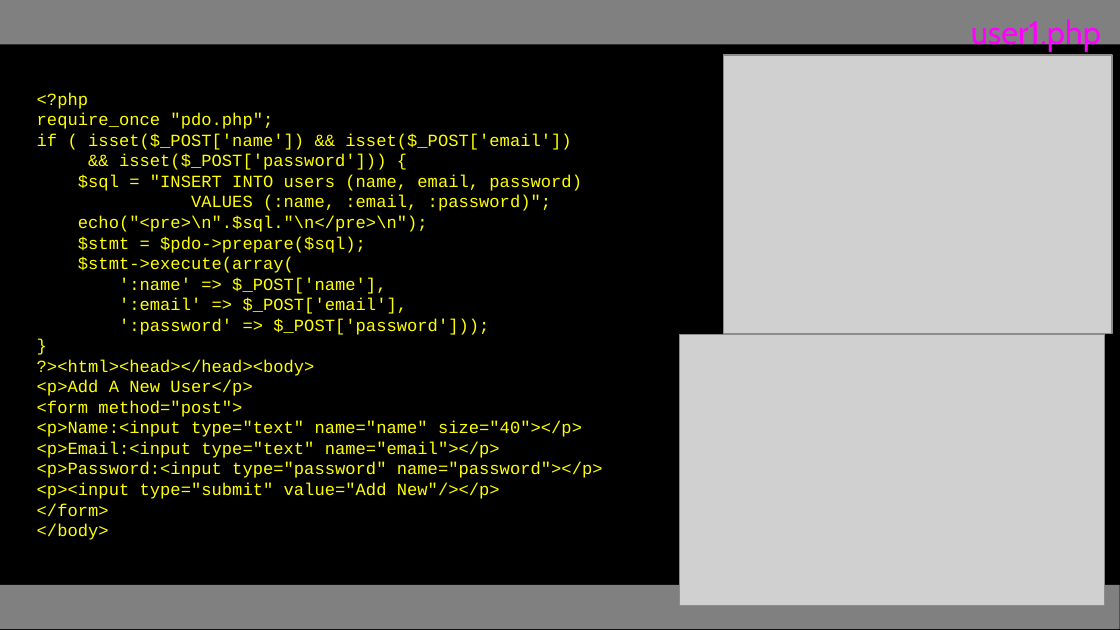
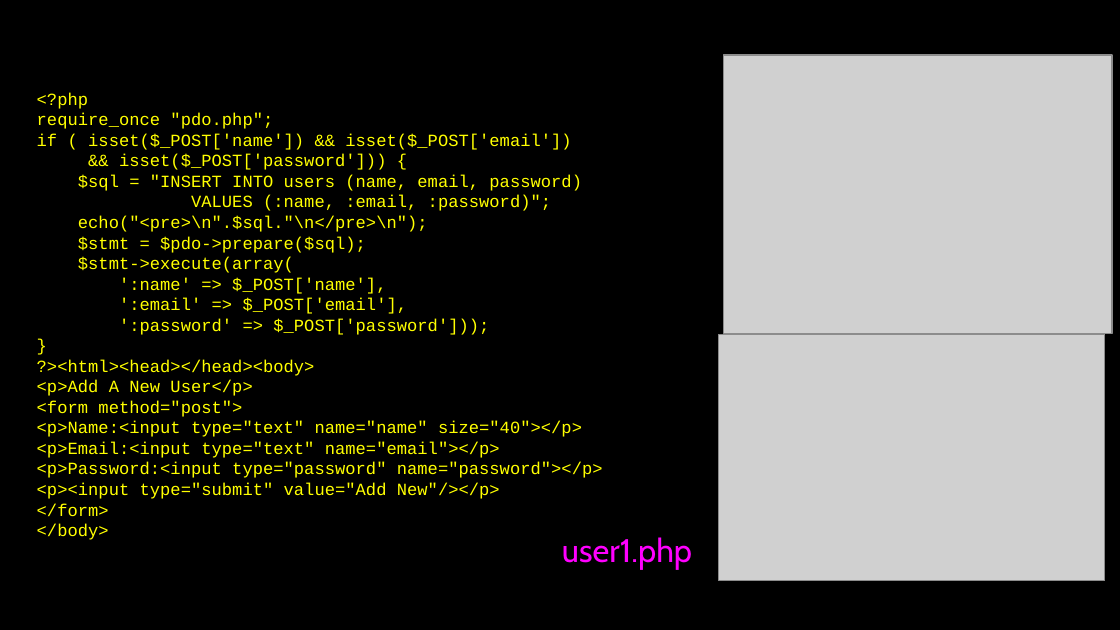
Before and after one commit to csev/wa4e, a slide deck: slide 16 of lectures/PHP-08-MySQL-PDO.ppt. Drawn at 1120x630 pixels with LibreOffice and Linux fonts; fonts in the diff are those of the drawing; grey boxes stand for pictures. Boxes give left, top, right and bottom in pixels: in the first picture for what was removed or moved away, otherwise in the second. Text is boxed around its words. In the diff, an @@ line names an element or a change of style, - is before the commit and + after.

```diff
--- a/lectures/PHP-08-MySQL-PDO.ppt
+++ b/lectures/PHP-08-MySQL-PDO.ppt
@@ rectangle removed at <box>0,0,1120,45</box> @@
@@ picture: place and size @@
-picture at <box>680,334,1105,605</box>
+picture at <box>718,334,1104,580</box>
@@ text "user1.php": place and size @@
-text "user1.php" at <box>971,19,1101,52</box>
+text "user1.php" at <box>562,537,692,570</box>
@@ rectangle removed at <box>0,585,1120,629</box> @@
```
Also in this commit, not shown: 48 other slides changed.
